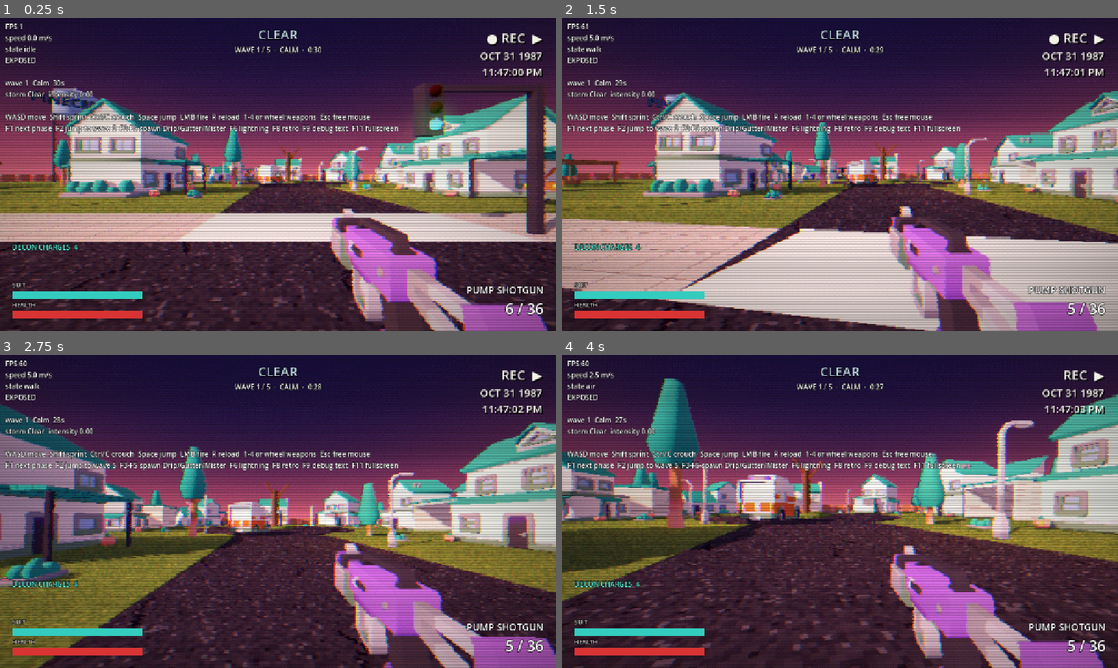
Above: before the commit, frames 1-4 (two rows, left to right).
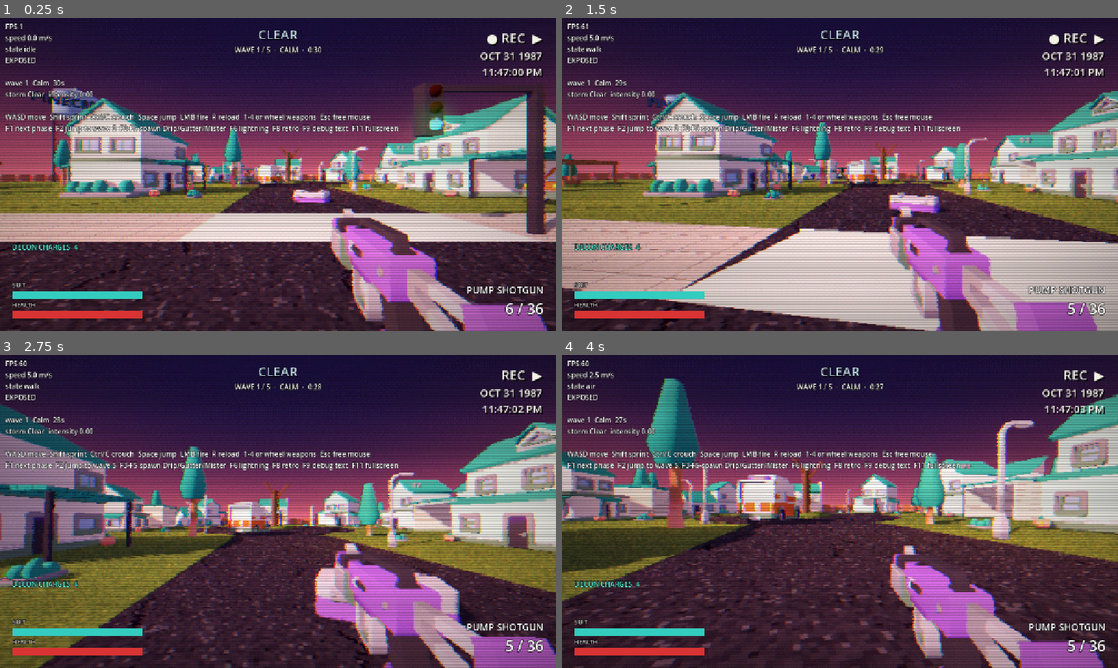
Above: after the commit, the same moments.

Repository: SamuelGrady/fallout-forecast
Game: Godot game, scene res://main.tscn
Same seed, same stepped clock (60 frames per second), same inputs: the game is played once before the commit and once after it.
Inputs (mouse positions are in pixels of both pictures, inside the frame that each line leads up to):
- Up to frame 1 (0.25 s): no input
- Up to frame 2 (1.5 s): tap Enter at 0.5 s; move the mouse to (867, 174) at 0.52 s; hold Ctrl (crouch) 0.53-1.28 s; hold W (move_forward) from 0.53 s (still down); tap Space (jump) at 0.77, 1.07 s; click (867, 174) at 0.8 s; move the mouse to (812, 174) at 1.27 s; click (812, 174) at 1.35 s
- Up to frame 3 (2.75 s): keep holding W (move_forward); tap Space (jump) at 1.52, 1.82 s; tap E (interact) at 1.55 s; move the mouse to (289, 505) at 2.02 s; hold E (interact) from 2.03 s (still down); tap Shift (sprint) at 2.3 s
- Up to frame 4 (4 s): keep holding W (move_forward); move the mouse to (834, 517) at 2.77 s; release E (interact) at 2.78 s; tap Shift (sprint) at 2.85 s; tap Space (jump) at 3.02, 3.05, 3.32, 3.6, 3.77 s; move the mouse to (878, 514) at 3.52 s; hold Ctrl (crouch) from 3.53 s (still down)

The runs differ from the first frame. In frame 1, 0.3% of the frame differs, in the area x 52-60%, y 54-60%; in frame 2, 0.5%; in frame 3, 1.6%, in the area x 56-86%, y 68-91%; in frame 4, nothing differs.

Commit message:
Add mystery crates with LootTable, spin reveal, pity rule, Double-or-nothing crate; cursed weapons (Leaky Nailgun, Boombox Launcher, Lucky Penny Revolver); Tarp; item grants

Diff:
--- /dev/null
+++ b/crates/crate.gd
@@ -0,0 +1,61 @@
+extends StaticBody3D
+## A mystery crate. CrateManager spawns these during Calm. Opening plays a
+## short spin of item names over the crate, lands on the result, pops the lid
+## and the crate disappears.
+
+const TIER_COLORS := {"common": Color(0.95, 0.92, 0.85), "rare": Color("2EE6E6"), "cursed": Color("FF3EA5")}
+
+@export var double := false
+
+var _spin_left := 0.0
+var _spin_tick := 0.0
+var _names: Array = []
+var _result := ""
+var _result_color := Color.WHITE
+var _gone_in := -1.0
+
+@onready var label: Label3D = $Spin
+@onready var model: Node3D = $Model
+
+
+func _ready() -> void:
+	add_to_group("crates")
+	label.visible = double
+	if double:
+		label.text = "DOUBLE OR NOTHING"
+		label.modulate = Color("FFE04A")
+
+
+## Every peer: show the spin, then the result.
+func play_spin(result: String, tier: String, pool: Array) -> void:
+	_names = pool
+	_result = result
+	_result_color = TIER_COLORS.get(tier, Color.WHITE)
+	_spin_left = 1.3
+	label.visible = true
+	model.position.y = 0.0
+	var t := create_tween()
+	t.tween_property(model, "rotation:y", model.rotation.y + TAU * 2.0, 1.3).set_trans(Tween.TRANS_CUBIC).set_ease(Tween.EASE_OUT)
+
+
+func _process(delta: float) -> void:
+	if _spin_left > 0.0:
+		_spin_left -= delta
+		_spin_tick -= delta
+		if _spin_left <= 0.0:
+			label.text = _result
+			label.modulate = _result_color
+			label.font_size = 80
+			var t := create_tween()
+			t.tween_property(model, "position:y", 0.6, 0.25)
+			t.tween_property(model, "scale", Vector3.ZERO, 0.4).set_delay(0.8)
+			_gone_in = 2.0
+		elif _spin_tick <= 0.0 and not _names.is_empty():
+			_spin_tick = 0.07
+			label.text = str(_names.pick_random())
+			label.modulate = Color(1, 1, 1, 0.8)
+	if _gone_in > 0.0:
+		_gone_in -= delta
+		label.position.y += delta * 0.4
+		if _gone_in <= 0.0 and is_inside_tree():
+			queue_free()
--- /dev/null
+++ b/crates/crate.tscn
@@ -0,0 +1,32 @@
+[gd_scene format=3]
+
+[ext_resource type="Script" path="res://crates/crate.gd" id="1_odg22"]
+[ext_resource type="PackedScene" path="res://assets/kenney/blaster/crate-medium.glb" id="2_8ra5e"]
+[ext_resource type="Script" path="res://crates/crate_open.gd" id="3_236nc"]
+
+[sub_resource type="BoxShape3D" id="BoxShape3D_py3o5"]
+size = Vector3(1.1, 0.74, 2)
+
+[node name="Crate" type="StaticBody3D" unique_id=1974600790]
+script = ExtResource("1_odg22")
+
+[node name="Collision" type="CollisionShape3D" parent="." unique_id=88823704]
+transform = Transform3D(1, 0, 0, 0, 1, 0, 0, 0, 1, 0, 0.37, 0)
+shape = SubResource("BoxShape3D_py3o5")
+
+[node name="Model" type="Node3D" parent="." unique_id=220120106 instance=ExtResource("2_8ra5e")]
+transform = Transform3D(2, 0, 0, 0, 2, 0, 0, 0, 2, 0, 0, 0)
+
+[node name="Spin" type="Label3D" parent="." unique_id=393309916]
+transform = Transform3D(1, 0, 0, 0, 1, 0, 0, 0, 1, 0, 1.6, 0)
+pixel_size = 0.012
+billboard = 1
+text = "?"
+font_size = 56
+
+[node name="Interact" type="Node3D" parent="." unique_id=625906853]
+transform = Transform3D(1, 0, 0, 0, 1, 0, 0, 0, 1, 0, 0.6, 0)
+script = ExtResource("3_236nc")
+prompt = "Open mystery crate"
+hold_time = 0.6
+radius = 2.4
--- /dev/null
+++ b/crates/crate_open.gd
@@ -0,0 +1,27 @@
+extends Interactable
+## "Interact" child of a crate. Hold E to open. A Double-or-nothing crate needs
+## two players opening it within 1.5 s of each other.
+
+var opened := false
+
+
+func _init() -> void:
+	prompt = "Open mystery crate"
+	hold_time = 0.6
+	radius = 2.4
+
+
+func can_interact(player: Node) -> bool:
+	return not opened and player.get("state") == "ok"
+
+
+func get_prompt(_player: Node) -> String:
+	if get_parent().double:
+		if GameManager.is_solo():
+			return "Double or nothing (needs 2 players)"
+		return "Double or nothing: open together (hold)"
+	return "Open mystery crate (hold)"
+
+
+func interact(player: Node) -> void:
+	GameManager.crates.open(get_parent(), player)
--- /dev/null
+++ b/crates/double_crate.tscn
@@ -0,0 +1,33 @@
+[gd_scene format=3]
+
+[ext_resource type="Script" path="res://crates/crate.gd" id="1_7yha1"]
+[ext_resource type="PackedScene" path="res://assets/kenney/blaster/crate-wide.glb" id="2_lm2h5"]
+[ext_resource type="Script" path="res://crates/crate_open.gd" id="3_4ntvc"]
+
+[sub_resource type="BoxShape3D" id="BoxShape3D_ivked"]
+size = Vector3(1.1, 0.74, 2.4)
+
+[node name="DoubleCrate" type="StaticBody3D" unique_id=922031860]
+script = ExtResource("1_7yha1")
+double = true
+
+[node name="Collision" type="CollisionShape3D" parent="." unique_id=764768675]
+transform = Transform3D(1, 0, 0, 0, 1, 0, 0, 0, 1, 0, 0.37, 0)
+shape = SubResource("BoxShape3D_ivked")
+
+[node name="Model" type="Node3D" parent="." unique_id=1384985145 instance=ExtResource("2_lm2h5")]
+transform = Transform3D(2, 0, 0, 0, 2, 0, 0, 0, 2, 0, 0, 0)
+
+[node name="Spin" type="Label3D" parent="." unique_id=705274329]
+transform = Transform3D(1, 0, 0, 0, 1, 0, 0, 0, 1, 0, 1.6, 0)
+pixel_size = 0.012
+billboard = 1
+text = "?"
+font_size = 56
+
+[node name="Interact" type="Node3D" parent="." unique_id=625959058]
+transform = Transform3D(1, 0, 0, 0, 1, 0, 0, 0, 1, 0, 0.6, 0)
+script = ExtResource("3_4ntvc")
+prompt = "Open mystery crate"
+hold_time = 0.6
+radius = 2.4
--- /dev/null
+++ b/crates/loot_table.gd
@@ -0,0 +1,33 @@
+class_name LootTable
+extends Resource
+## LootTable.tres: what a mystery crate can hold. A crate rolls a tier by
+## weight, then an item in that tier. Item ids are what Player.grant() takes:
+## ammo, medkit, suit_patch, base_ammo, flares, tarp, decon, or
+## "weapon:<res path to a WeaponData>".
+
+@export var common_weight := 70.0
+@export var rare_weight := 25.0
+@export var cursed_weight := 5.0
+@export var common_items: Array[String] = ["ammo", "medkit", "suit_patch", "base_ammo"]
+@export var rare_items: Array[String] = ["flares", "tarp", "decon"]
+@export var cursed_items: Array[String] = []
+## Names shown on the crate's spin.
+@export var display_names := {
+	"ammo": "AMMO", "medkit": "MED KIT", "suit_patch": "SUIT PATCH", "base_ammo": "EXTRA SHELLS",
+	"flares": "FLARE PACK", "tarp": "TARP", "decon": "DECON CHARGE",
+}
+
+
+func display_name(item: String) -> String:
+	if item.begins_with("weapon:"):
+		var w := load(item.trim_prefix("weapon:")) as WeaponData
+		return w.display_name.to_upper() if w else "???"
+	return display_names.get(item, item.to_upper())
+
+
+func tier_of(item: String) -> String:
+	if item in cursed_items:
+		return "cursed"
+	if item in rare_items:
+		return "rare"
+	return "common"
--- /dev/null
+++ b/crates/loot_table.tres
@@ -0,0 +1,7 @@
+[gd_resource type="Resource" script_class="LootTable" format=3]
+
+[ext_resource type="Script" path="res://crates/loot_table.gd" id="1_hco14"]
+
+[resource]
+script = ExtResource("1_hco14")
+cursed_items = Array[String](["weapon:res://weapons/cursed/leaky_nailgun.tres", "weapon:res://weapons/cursed/boombox_launcher.tres", "weapon:res://weapons/cursed/lucky_penny_revolver.tres"])
--- /dev/null
+++ b/game/crate_manager.gd
@@ -0,0 +1,124 @@
+extends Node
+## Child of GameManager: mystery crates (host).
+## - Each Calm: old crates go, CRATES_PER_CALM new ones appear at random
+##   crate_spawn markers; from wave 2 one is a Double-or-nothing crate (needs 2
+##   players, so not in solo).
+## - Opening rolls LootTable.tres: 70% common, 25% rare, 5% cursed. Pity rule:
+##   nobody gets a cursed weapon twice in a row (rerolls to rare).
+## - Double-or-nothing: 50% both openers get a rare, 50% a cursed weapon is
+##   forced on a random player.
+
+const DOUBLE_WINDOW := 1.5
+
+var loot: LootTable
+var CrateScene: PackedScene
+var DoubleCrateScene: PackedScene
+var _last_cursed := {}  # player instance id -> true if their last roll was cursed
+var _double_waiting := {}  # crate instance id -> [player, time]
+var _clock := 0.0
+
+
+func _ready() -> void:
+	loot = load("res://crates/loot_table.tres")
+	CrateScene = load("res://crates/crate.tscn")
+	DoubleCrateScene = load("res://crates/double_crate.tscn")
+
+
+func _process(delta: float) -> void:
+	_clock += delta
+
+
+func spawn_for_calm() -> void:
+	var parent := _container()
+	if parent == null:
+		return
+	for old in get_tree().get_nodes_in_group("crates"):
+		old.queue_free()
+	var markers := get_tree().get_nodes_in_group("crate_spawn").duplicate()
+	markers.shuffle()
+	var count := mini(GameManager.CRATES_PER_CALM[GameManager.player_count()], markers.size())
+	for i in count:
+		var double := i == 0 and WeatherManager.wave >= 2 and not GameManager.is_solo()
+		var crate := (DoubleCrateScene if double else CrateScene).instantiate()
+		parent.add_child(crate, true)
+		crate.global_position = (markers[i] as Node3D).global_position
+		crate.rotation.y = randf() * TAU
+
+
+func open(crate: Node, player: Node) -> void:
+	var interact: Node = crate.get_node("Interact")
+	if interact.opened:
+		return
+	if crate.double:
+		_open_double(crate, player)
+		return
+	interact.opened = true
+	var item := _roll(player)
+	_reveal(crate, item)
+	get_tree().create_timer(1.3).timeout.connect(_give.bind(player, item))
+
+
+func _open_double(crate: Node, player: Node) -> void:
+	var key := crate.get_instance_id()
+	var waiting: Array = _double_waiting.get(key, [])
+	if not waiting.is_empty() and waiting[0] != player and _clock - float(waiting[1]) <= DOUBLE_WINDOW:
+		crate.get_node("Interact").opened = true
+		_double_waiting.erase(key)
+		var partner: Node = waiting[0]
+		if RNG.chance(0.5):
+			var a: String = loot.rare_items.pick_random()
+			var b: String = loot.rare_items.pick_random()
+			_reveal(crate, a, "TWO RARES!")
+			get_tree().create_timer(1.3).timeout.connect(_give.bind(player, a))
+			get_tree().create_timer(1.3).timeout.connect(_give.bind(partner, b))
+		else:
+			var cursed: String = loot.cursed_items.pick_random()
+			var victim: Node = GameManager.players().pick_random()
+			_reveal(crate, cursed, "CURSED for %s!" % victim.get("display_name"))
+			get_tree().create_timer(1.3).timeout.connect(_give.bind(victim, cursed))
+	else:
+		_double_waiting[key] = [player, _clock]
+		GameManager.show_banner("DOUBLE OR NOTHING: a partner has %.1f s!" % DOUBLE_WINDOW, Color("FFE04A"), 1.5)
+
+
+func _roll(player: Node) -> String:
+	var tier := RNG.weighted_index([loot.common_weight, loot.rare_weight, loot.cursed_weight])
+	var pid := player.get_instance_id()
+	if tier == 2 and _last_cursed.get(pid, false):
+		tier = 1
+	_last_cursed[pid] = tier == 2
+	var items: Array = [loot.common_items, loot.rare_items, loot.cursed_items][tier]
+	if items.is_empty():
+		items = loot.common_items
+	return items[RNG.rng.randi() % items.size()]
+
+
+func _reveal(crate: Node, item: String, override_text := "") -> void:
+	var pool: Array = (loot.common_items + loot.rare_items + loot.cursed_items).map(func(i): return loot.display_name(i))
+	var text := override_text if override_text != "" else loot.display_name(item)
+	crate.play_spin(text, loot.tier_of(item), pool)
+
+
+func _give(player: Node, item: String) -> void:
+	if not is_instance_valid(player):
+		return
+	if item == "decon":
+		GameManager.add_decon_charge(1)
+		return
+	if item.begins_with("weapon:"):
+		var w := load(item.trim_prefix("weapon:")) as WeaponData
+		if w:
+			GameManager.record_cursed(player, w.display_name)
+	player.grant(item)
+
+
+func _container() -> Node:
+	var scene := GameManager._world()
+	if scene == null:
+		return null
+	var holder := scene.get_node_or_null("Crates")
+	if holder == null:
+		holder = Node3D.new()
+		holder.name = "Crates"
+		scene.add_child(holder)
+	return holder
--- a/game/game_manager.gd
+++ b/game/game_manager.gd
@@ -12,6 +12,7 @@
 
 const SporeProjectile := preload("res://enemies/mister/spore_projectile.gd")
 const MutationRoll := preload("res://game/mutation_roll.gd")
+const CrateManager := preload("res://game/crate_manager.gd")
 const SporeCloud := preload("res://enemies/mister/spore_cloud.gd")
 
 ## Index = player count (1-4); from the design doc's scaling table.
@@ -30,6 +31,7 @@
 
 var _lose_check := 0.0
 var mutations: Node
+var crates: Node
 
 
 func _ready() -> void:
@@ -37,6 +39,9 @@
 	mutations = MutationRoll.new()
 	mutations.name = "MutationRoll"
 	add_child(mutations)
+	crates = CrateManager.new()
+	crates.name = "CrateManager"
+	add_child(crates)
 
 
 func _process(delta: float) -> void:
@@ -123,6 +128,7 @@
 		return
 	match phase:
 		WeatherManager.Phase.CALM:
+			crates.spawn_for_calm()
 			# Clear weather: showers refill one charge.
 			if decon_charges < decon_max:
 				_set_decon(decon_charges + 1)
--- /dev/null
+++ b/weapons/cursed/boombox_launcher.tres
@@ -0,0 +1,25 @@
+[gd_resource type="Resource" script_class="WeaponData" format=3]
+
+[ext_resource type="PackedScene" path="res://assets/kenney/blaster/blaster-a.glb" id="1_2nc5l"]
+[ext_resource type="Script" path="res://weapons/weapon_data.gd" id="2_adw4l"]
+
+[resource]
+script = ExtResource("2_adw4l")
+display_name = "Boombox Launcher"
+kind = 3
+model = ExtResource("1_2nc5l")
+damage = 110.0
+knockback = 14.0
+fire_interval = 1.1
+mag_size = 4
+reserve_ammo = 16
+reload_time = 2.4
+projectile_speed = 26.0
+projectile_gravity = 0.05
+effect_radius = 6.5
+pull_radius = 16.0
+cursed = true
+view_position = Vector3(0.22, -0.22, -0.42)
+view_scale = 0.55
+muzzle = Vector3(0, 0.05, -0.37)
+tracer_color = Color(1, 0.3, 0.8, 1)
--- /dev/null
+++ b/weapons/cursed/leaky_nailgun.tres
@@ -0,0 +1,24 @@
+[gd_resource type="Resource" script_class="WeaponData" format=3]
+
+[ext_resource type="PackedScene" path="res://assets/kenney/blaster/blaster-m.glb" id="1_qsm05"]
+[ext_resource type="Script" path="res://weapons/weapon_data.gd" id="2_xy4ij"]
+
+[resource]
+script = ExtResource("2_xy4ij")
+display_name = "Leaky Nailgun"
+model = ExtResource("1_qsm05")
+damage = 34.0
+spread_degrees = 0.8
+max_range = 70.0
+knockback = 2.0
+fire_interval = 0.22
+automatic = true
+mag_size = 24
+reserve_ammo = 96
+held_suit_drain = 2.0
+pierce = 3
+cursed = true
+view_position = Vector3(0.2, -0.2, -0.42)
+view_scale = 0.55
+muzzle = Vector3(0, 0.05, -0.31)
+tracer_color = Color(0.55, 1, 0.3, 1)
--- /dev/null
+++ b/weapons/cursed/lucky_penny_revolver.tres
@@ -0,0 +1,22 @@
+[gd_resource type="Resource" script_class="WeaponData" format=3]
+
+[ext_resource type="PackedScene" path="res://assets/kenney/blaster/blaster-k.glb" id="1_86k3h"]
+[ext_resource type="Script" path="res://weapons/weapon_data.gd" id="2_1c2q0"]
+
+[resource]
+script = ExtResource("2_1c2q0")
+display_name = "Lucky Penny Revolver"
+model = ExtResource("1_86k3h")
+damage = 28.0
+spread_degrees = 0.5
+max_range = 60.0
+fire_interval = 0.45
+reserve_ammo = 42
+reload_time = 1.6
+lucky_kill_chance = 0.25
+jam_chance = 0.1
+cursed = true
+view_position = Vector3(0.2, -0.2, -0.42)
+view_scale = 0.6
+muzzle = Vector3(0, 0.05, -0.23)
+tracer_color = Color(1, 0.85, 0.2, 1)
--- a/weapons/projectile.gd
+++ b/weapons/projectile.gd
@@ -50,10 +50,14 @@
 	if _done:
 		return
 	_age += delta
-	if data.kind == WeaponData.Kind.FLARE:
-		_flare_process(delta)
-	else:
-		_bomb_process(delta)
+	match data.kind:
+		WeaponData.Kind.FLARE:
+			_flare_process(delta)
+		WeaponData.Kind.ROCKET:
+			if not _step(delta).is_empty() or _age > 4.0:
+				_explode()
+		_:
+			_bomb_process(delta)
 
 
 func _flare_process(delta: float) -> void:
@@ -74,6 +78,9 @@
 		for enemy in get_tree().get_nodes_in_group("enemies"):
 			if enemy.global_position.distance_to(global_position) <= data.effect_radius:
 				enemy.reveal(1.0)
+		for boss in get_tree().get_nodes_in_group("boss"):
+			if boss.has_method("burn") and boss.global_position.distance_to(global_position) <= data.effect_radius + 8.0:
+				boss.burn(1.0)
 	if _age > data.effect_time + 1.5:
 		queue_free()
 
@@ -117,6 +124,11 @@
 		if puddle.global_position.distance_to(center) <= data.effect_radius + puddle.radius():
 			puddle.clear()
 	var parent := get_parent()
+	if data.kind == WeaponData.Kind.ROCKET:
+		ShotFX.puff(parent, center, Color(1.0, 0.5, 0.8, 0.7), data.effect_radius * 0.4, 0.6)
+		ShotFX.flash(parent, center + Vector3.UP, Color(1.0, 0.4, 0.8), 8.0, 0.12)
+		queue_free()
+		return
 	ShotFX.puff(parent, center, Color(0.7, 0.95, 0.3, 0.6), data.effect_radius * 0.4, 0.7)
 	ShotFX.flash(parent, center + Vector3.UP, Color(0.8, 1.0, 0.4), 8.0, 0.12)
 	queue_free()
--- a/weapons/weapon_data.gd
+++ b/weapons/weapon_data.gd
@@ -2,7 +2,7 @@
 extends Resource
 ## Tuning for one weapon (WeaponData.tres in the design doc).
 
-enum Kind { HITSCAN, FLARE, GRENADE }
+enum Kind { HITSCAN, FLARE, GRENADE, ROCKET }
 
 @export var display_name := "Weapon"
 @export var kind: Kind = Kind.HITSCAN
--- a/weapons/weapon_holder.gd
+++ b/weapons/weapon_holder.gd
@@ -87,10 +87,15 @@
 	var data := loadout[current]
 	ammo[current] -= 1
 	_cooldown = data.fire_interval
+	var shot_seed := randi()
+	# Lucky Penny: the same seed decides jams here and lucky kills on the host.
+	if data.jam_chance > 0.0 and _seeded(shot_seed, 1) < data.jam_chance:
+		_cooldown = data.jam_time
+		player.set("weapon_name", data.display_name + " (JAMMED!)")
+		return
 	_kick = 1.0
 	var origin := camera.global_position
 	var dir := -camera.global_basis.z
-	var shot_seed := randi()
 	_play_shot(current, origin, dir, shot_seed, true)
 	if _is_host():
 		_resolve_shot(current, origin, dir, shot_seed)
@@ -149,17 +154,30 @@
 ## Host only: damage. Projectiles deal their own damage on the host's copy.
 func _resolve_shot(index: int, origin: Vector3, dir: Vector3, shot_seed: int) -> void:
 	var data := loadout[index]
+	if data.pull_radius > 0.0:
+		# Boombox: every shot drags nearby enemies toward the shooter.
+		for enemy in get_tree().get_nodes_in_group("enemies"):
+			var to: Vector3 = player.global_position - enemy.global_position
+			to.y = 0.0
+			if to.length() <= data.pull_radius:
+				enemy.knockback(to.normalized() * 9.0)
 	if data.kind != WeaponData.Kind.HITSCAN:
 		return
+	var lucky := data.lucky_kill_chance > 0.0 and _seeded(shot_seed, 2) < data.lucky_kill_chance
 	for ray in _pellet_rays(data, origin, dir, shot_seed):
-		var hit := _cast(origin, ray, data.max_range)
-		if hit.is_empty() or not is_damageable(hit.collider):
-			continue
-		var distance := origin.distance_to(hit.position)
-		var falloff := clampf(1.0 - 0.7 * maxf(distance - data.max_range * 0.5, 0.0) / (data.max_range * 0.5), 0.3, 1.0)
-		hit.collider.take_damage(data.damage * falloff, player)
-		if data.knockback > 0.0:
-			hit.collider.knockback(Vector3(ray.x, 0, ray.z).normalized() * data.knockback / data.pellets * falloff)
+		var start := origin
+		var exclude: Array[RID] = []
+		for pass_i in data.pierce + 1:
+			var hit := _cast(start, ray, data.max_range, exclude)
+			if hit.is_empty() or not is_damageable(hit.collider):
+				break
+			var distance := origin.distance_to(hit.position)
+			var falloff := clampf(1.0 - 0.7 * maxf(distance - data.max_range * 0.5, 0.0) / (data.max_range * 0.5), 0.3, 1.0)
+			hit.collider.take_damage(9999.0 if lucky else data.damage * falloff, player)
+			if data.knockback > 0.0 and hit.collider.has_method("knockback"):
+				hit.collider.knockback(Vector3(ray.x, 0, ray.z).normalized() * data.knockback / data.pellets * falloff)
+			exclude.append(hit.rid)
+			start = hit.position
 
 
 ## Every peer: effects. Projectiles are simulated by every peer from here.
@@ -241,8 +259,14 @@
 	_equip(loadout.size() - 1)
 
 
-func _cast(origin: Vector3, ray: Vector3, max_range: float) -> Dictionary:
-	var exclude: Array[RID] = []
+func _seeded(shot_seed: int, salt: int) -> float:
+	var r := RandomNumberGenerator.new()
+	r.seed = shot_seed * 31 + salt
+	return r.randf()
+
+
+func _cast(origin: Vector3, ray: Vector3, max_range: float, extra_exclude: Array[RID] = []) -> Dictionary:
+	var exclude: Array[RID] = extra_exclude.duplicate()
 	if player is CollisionObject3D:
 		exclude.append(player.get_rid())
 	var query := PhysicsRayQueryParameters3D.create(origin, origin + ray * max_range, HIT_MASK, exclude)
Not shown, added: crates/crate.gd.uid
Not shown, added: crates/crate_open.gd.uid
Not shown, added: crates/loot_table.gd.uid
Not shown, added: game/crate_manager.gd.uid
